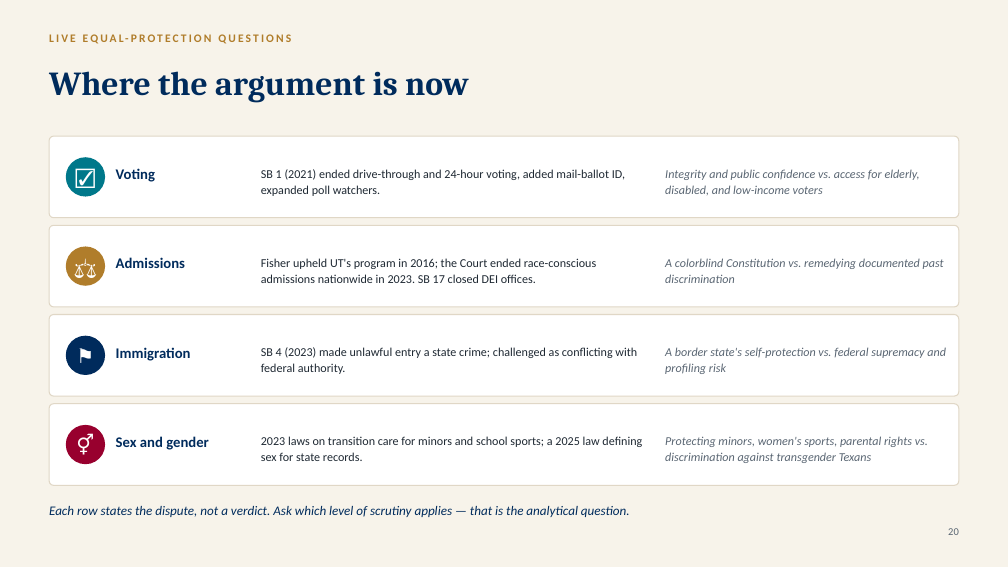
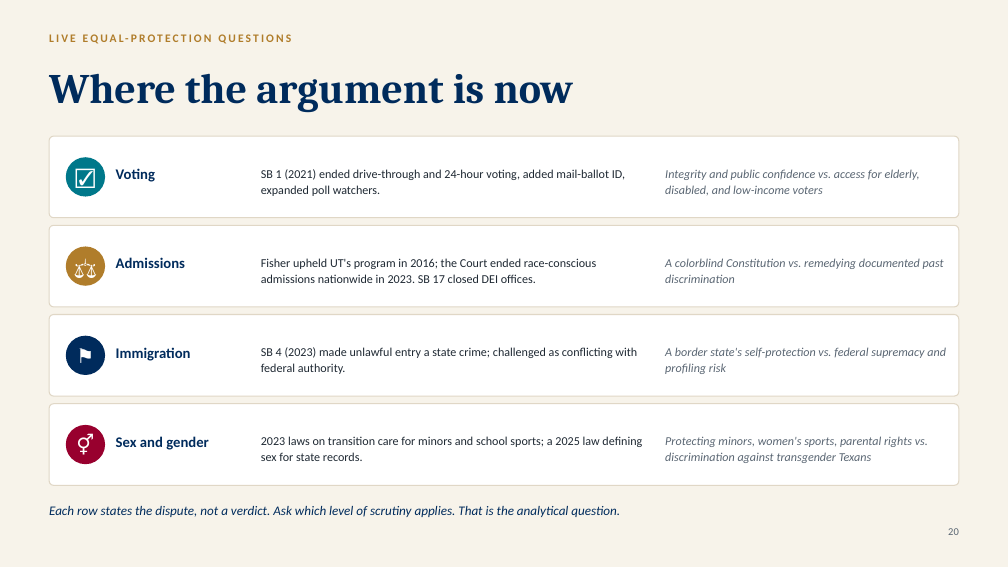
Before and after one commit to ProfessorJaredAlanStewart/texas-govt-modules, a slide deck: slide 21 of slides/Chapter 16 - Civil Liberties and Civil Rights (Lecture Deck).pptx. Drawn at 1008x567 pixels with LibreOffice and Linux fonts; fonts in the diff are those of the drawing. Boxes give left, top, right and bottom in pixels: in the first picture for what was removed or moved away, otherwise in the second. Text is boxed around its words. In the diff, an @@ line names an element or a change of style, - is before the commit and + after.

```diff
--- a/slides/Chapter 16 - Civil Liberties and Civil Rights (Lecture Deck).pptx
+++ b/slides/Chapter 16 - Civil Liberties and Civil Rights (Lecture Deck).pptx
@@ text "Where the argument is now" at (x1=49, y1=73, x2=573, y2=113): size 32 to 40 pt @@
@@ text at (x1=49, y1=506, x2=620, y2=517): text changed @@
-Each row states the dispute, not a verdict. Ask which level of scrutiny applies — that is the analytical question.
+Each row states the dispute, not a verdict. Ask which level of scrutiny applies. That is the analytical question.
```
Also in this commit, not shown: 25 other slides changed, 1 other file.
